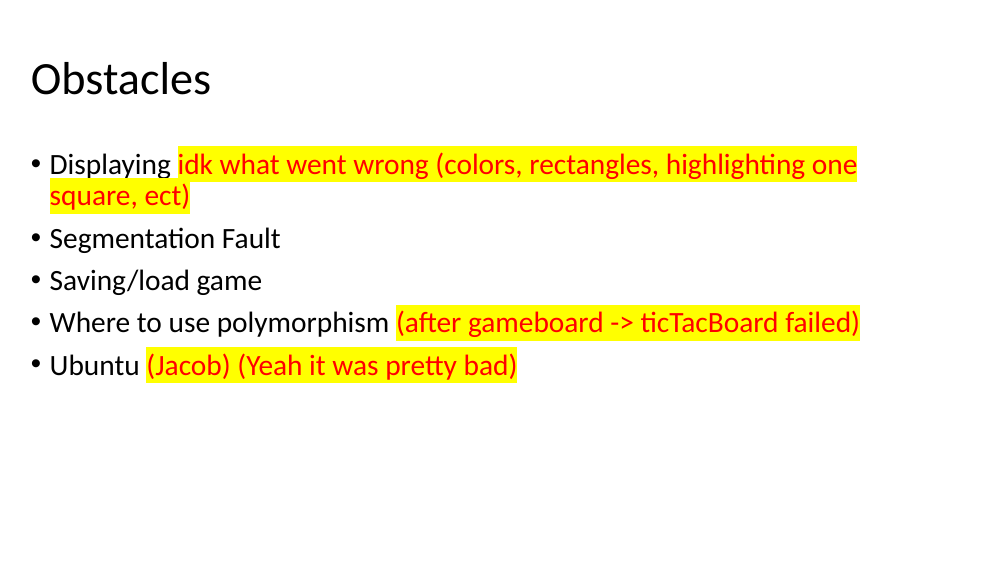
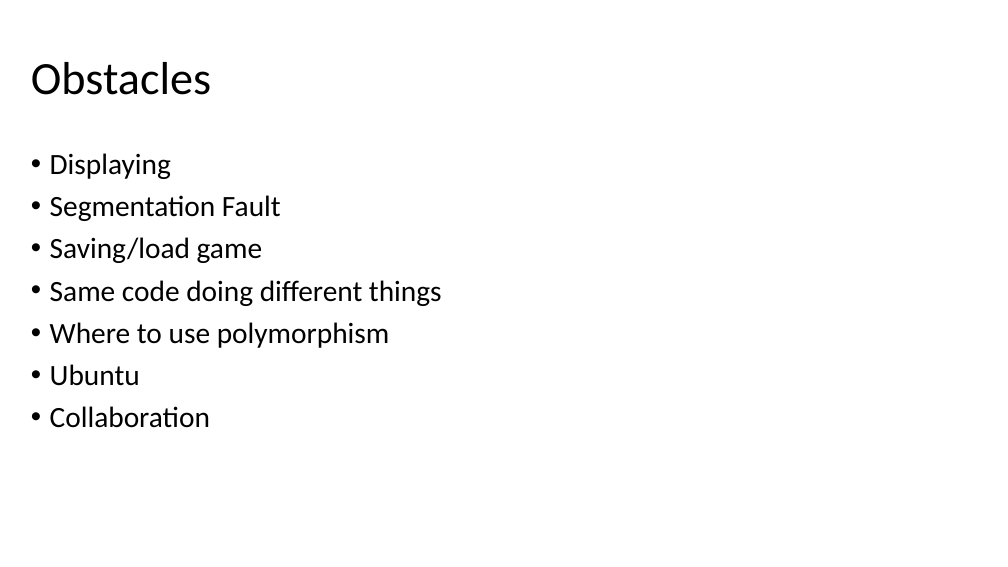
Before and after one commit to jwlarsen11/3060TicTacToe, a slide deck: slide 7 of Strategic tic tac toe demo slides.pptx (slide 8 before the commit). Drawn at 1008x567 pixels with LibreOffice and Linux fonts; fonts in the diff are those of the drawing; background and template pictures are left out. Boxes give left, top, right and bottom in pixels: in the first picture for what was removed or moved away, otherwise in the second. Text is boxed around its words. In the diff, an @@ line names an element or a change of style, - is before the commit and + after.

```diff
--- a/Strategic tic tac toe demo slides.pptx
+++ b/Strategic tic tac toe demo slides.pptx
@@ text at bbox=[50, 153, 171, 179]: text changed; text colour #FF0000 to #000000 @@
-• Displaying idk what went wrong (colors, rectangles, highlighting one square, ect)
+• Displaying
@@ text at bbox=[50, 280, 442, 428]: text changed; text colour #FF0000 to #000000 @@
-• Where to use polymorphism (after gameboard -> ticTacBoard failed)
-• Ubuntu (Jacob) (Yeah it was pretty bad)
+• Same code doing different things
+• Where to use polymorphism
+• Ubuntu
+• Collaboration
```
Also in this commit, not shown: 7 other slides changed, 1 slide added.
